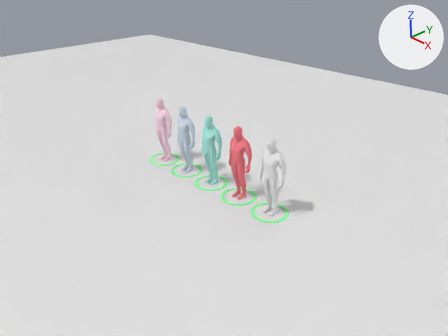
What one commit did to the Blender file factions/001_humans/units.blend.
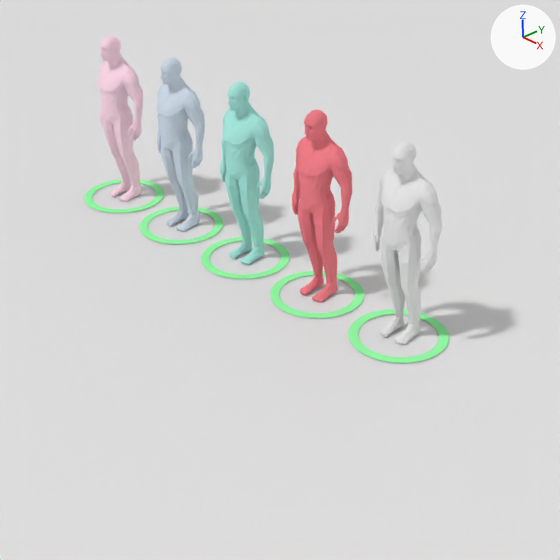
Old and new are each drawn from the file's camera 'Camera' and again close up on the part from 26% to 74% of the width and 25% to 89% of the height. The lights are fixed; the arrows at upper right show +X, +Y and +Z.

Names of what the first close-up shows: 'Human.001', 'Human.002', 'Human.003', 'Human.004', 'Human.005', 'Plane', 'Stand.002', 'Stand.003', 'Stand.004', 'Stand.005'.
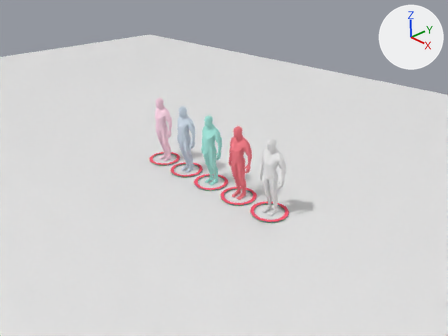
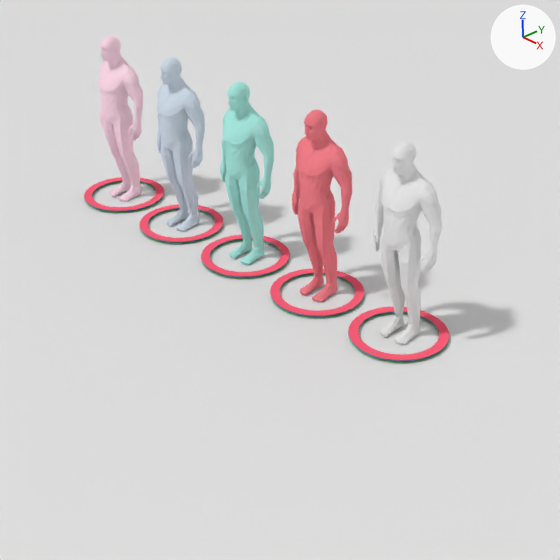
What differs and where, as boxes (x1, y1, x2, y2) in the close-ups (560 x 560 px):
'Enemy.005', added (red): after (348, 307, 449, 360)
'Enemy.004', added (red): after (270, 269, 365, 316)
'Enemy.003', added (red): after (201, 235, 290, 277)
'Enemy.002', added (red): after (139, 204, 223, 242)
'Enemy.001', added (red): after (84, 177, 164, 211)
'Over.005', added: after (348, 312, 449, 361)
'Move.005', added: after (348, 313, 448, 362)
'Move.004', added: after (270, 274, 365, 318)
'Over.004', added: after (270, 273, 365, 317)
'Move.003', added: after (201, 239, 290, 278)
'Over.003', added: after (201, 239, 290, 277)
'Over.002', added: after (139, 208, 223, 243)
'Move.002', added: after (139, 209, 223, 244)
'Move.001', added: after (85, 181, 164, 212)
'Over.001', added: after (84, 180, 164, 212)
'Stand.005', unchanged, covered by the edit: before (348, 309, 449, 363); after (348, 314, 449, 363)

The change, as a diff of the scene's bpy script:
```diff
--- a/factions/001_humans/units.blend.py
+++ b/factions/001_humans/units.blend.py
@@ ob_move_005 @@
+ob_move_005 = bpy.data.objects.new('Move.005', me_peana_005)  # 96 vertices, 96 faces; spans x -1.0..1.0, y -1.0..1.0, z 0.0; in mat_material_005 (green #81c38e)
+ob_move_005.location = (2.0, 0.0, 0.01)
+ob_move_005.scale = (0.438, 0.438, 0.438)
@@ ob_move_001 @@
+ob_move_001 = bpy.data.objects.new('Move.001', me_peana_006)  # 96 vertices, 96 faces; spans x -1.0..1.0, y -1.0..1.0, z 0.0; in mat_material_005 (green #81c38e)
+ob_move_001.location = (-2.0, 0.0, 0.01)
+ob_move_001.scale = (0.438, 0.438, 0.438)
@@ ob_move_002 @@
+ob_move_002 = bpy.data.objects.new('Move.002', me_peana_007)  # 96 vertices, 96 faces; spans x -1.0..1.0, y -1.0..1.0, z 0.0; in mat_material_005 (green #81c38e)
+ob_move_002.location = (-1.0, 0.0, 0.01)
+ob_move_002.scale = (0.438, 0.438, 0.438)
@@ ob_move_003 @@
+ob_move_003 = bpy.data.objects.new('Move.003', me_peana_008)  # 96 vertices, 96 faces; spans x -1.0..1.0, y -1.0..1.0, z 0.0; in mat_material_005 (green #81c38e)
+ob_move_003.location = (0.0, 0.0, 0.01)
+ob_move_003.scale = (0.438, 0.438, 0.438)
@@ ob_move_004 @@
+ob_move_004 = bpy.data.objects.new('Move.004', me_peana_009)  # 96 vertices, 96 faces; spans x -1.0..1.0, y -1.0..1.0, z 0.0; in mat_material_005 (green #81c38e)
+ob_move_004.location = (1.0, 0.0, 0.01)
+ob_move_004.scale = (0.438, 0.438, 0.438)
@@ ob_over_005 @@
+ob_over_005 = bpy.data.objects.new('Over.005', me_peana_010)  # 96 vertices, 96 faces; spans x -1.0..1.0, y -1.0..1.0, z 0.0; in mat_material_006 (blue #81c3eb)
+ob_over_005.location = (2.0, 0.0, 0.02)
+ob_over_005.scale = (0.438, 0.438, 0.438)
@@ ob_over_001 @@
+ob_over_001 = bpy.data.objects.new('Over.001', me_peana_011)  # 96 vertices, 96 faces; spans x -1.0..1.0, y -1.0..1.0, z 0.0; in mat_material_006 (blue #81c3eb)
+ob_over_001.location = (-2.0, 0.0, 0.02)
+ob_over_001.scale = (0.438, 0.438, 0.438)
@@ ob_over_002 @@
+ob_over_002 = bpy.data.objects.new('Over.002', me_peana_012)  # 96 vertices, 96 faces; spans x -1.0..1.0, y -1.0..1.0, z 0.0; in mat_material_006 (blue #81c3eb)
+ob_over_002.location = (-1.0, 0.0, 0.02)
+ob_over_002.scale = (0.438, 0.438, 0.438)
@@ ob_over_003 @@
+ob_over_003 = bpy.data.objects.new('Over.003', me_peana_013)  # 96 vertices, 96 faces; spans x -1.0..1.0, y -1.0..1.0, z 0.0; in mat_material_006 (blue #81c3eb)
+ob_over_003.location = (0.0, 0.0, 0.02)
+ob_over_003.scale = (0.438, 0.438, 0.438)
@@ ob_over_004 @@
+ob_over_004 = bpy.data.objects.new('Over.004', me_peana_014)  # 96 vertices, 96 faces; spans x -1.0..1.0, y -1.0..1.0, z 0.0; in mat_material_006 (blue #81c3eb)
+ob_over_004.location = (1.0, 0.0, 0.02)
+ob_over_004.scale = (0.438, 0.438, 0.438)
@@ ob_enemy_005 @@
+ob_enemy_005 = bpy.data.objects.new('Enemy.005', me_peana_015)  # 96 vertices, 96 faces; spans x -1.0..1.0, y -1.0..1.0, z 0.0; in mat_material_007 (red #fe617a)
+ob_enemy_005.location = (2.0, 0.0, 0.03)
+ob_enemy_005.scale = (0.438, 0.438, 0.438)
@@ ob_enemy_001 @@
+ob_enemy_001 = bpy.data.objects.new('Enemy.001', me_peana_016)  # 96 vertices, 96 faces; spans x -1.0..1.0, y -1.0..1.0, z 0.0; in mat_material_007 (red #fe617a)
+ob_enemy_001.location = (-2.0, 0.0, 0.03)
+ob_enemy_001.scale = (0.438, 0.438, 0.438)
@@ ob_enemy_002 @@
+ob_enemy_002 = bpy.data.objects.new('Enemy.002', me_peana_017)  # 96 vertices, 96 faces; spans x -1.0..1.0, y -1.0..1.0, z 0.0; in mat_material_007 (red #fe617a)
+ob_enemy_002.location = (-1.0, 0.0, 0.03)
+ob_enemy_002.scale = (0.438, 0.438, 0.438)
@@ ob_enemy_003 @@
+ob_enemy_003 = bpy.data.objects.new('Enemy.003', me_peana_018)  # 96 vertices, 96 faces; spans x -1.0..1.0, y -1.0..1.0, z 0.0; in mat_material_007 (red #fe617a)
+ob_enemy_003.location = (0.0, 0.0, 0.03)
+ob_enemy_003.scale = (0.438, 0.438, 0.438)
@@ ob_enemy_004 @@
+ob_enemy_004 = bpy.data.objects.new('Enemy.004', me_peana_019)  # 96 vertices, 96 faces; spans x -1.0..1.0, y -1.0..1.0, z 0.0; in mat_material_007 (red #fe617a)
+ob_enemy_004.location = (1.0, 0.0, 0.03)
+ob_enemy_004.scale = (0.438, 0.438, 0.438)
```
